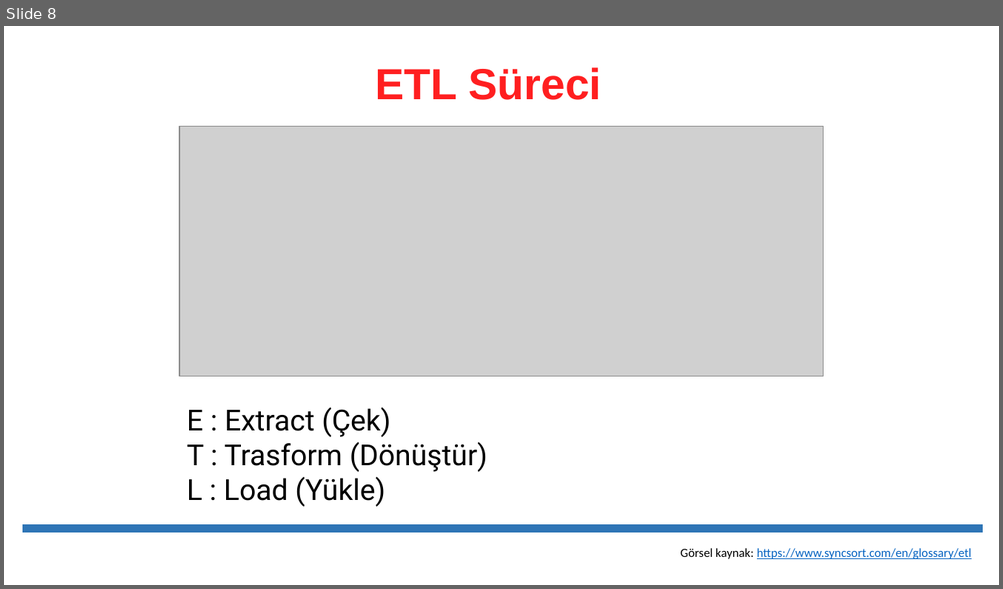
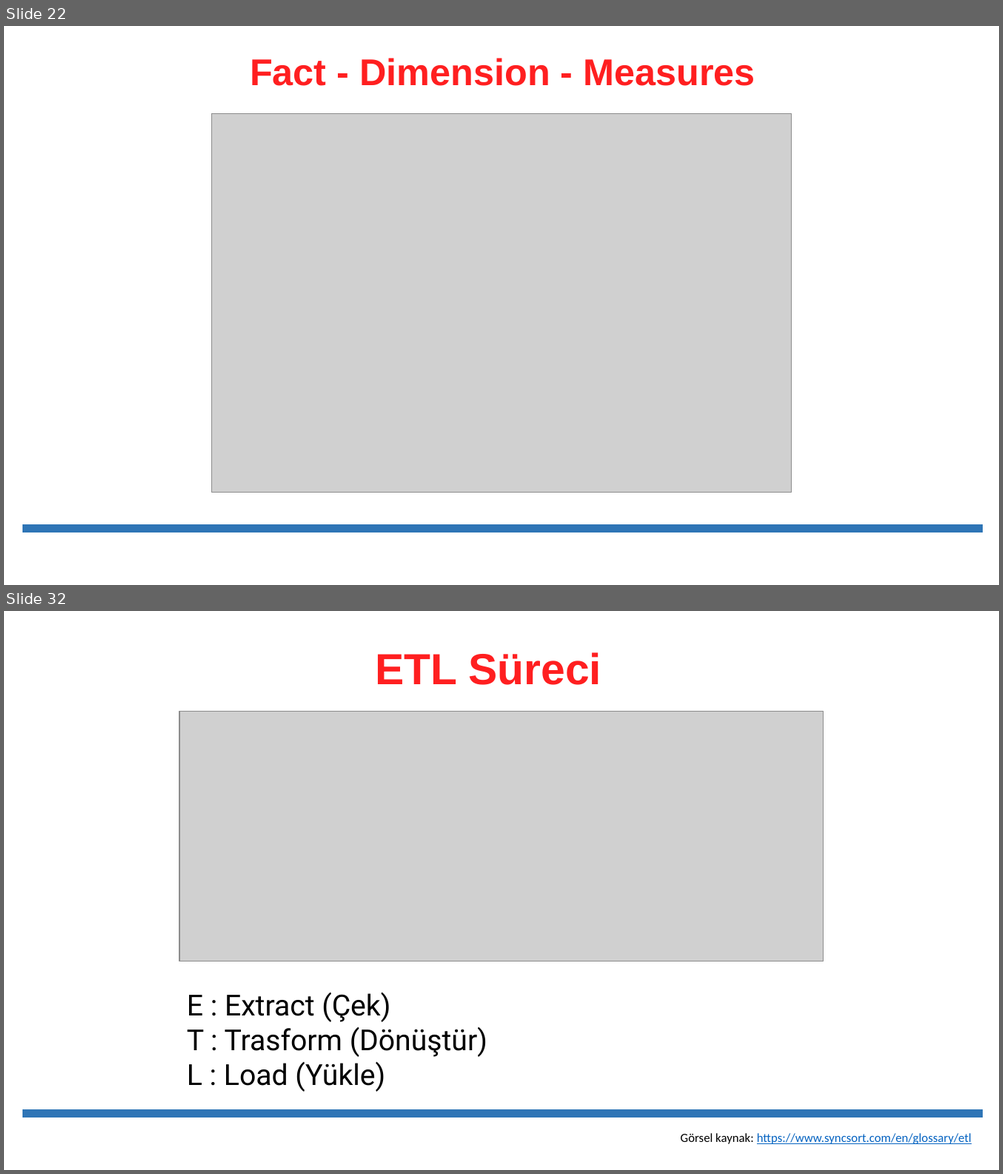
Before and after one commit to erkansirin78/preprocessing-analysis-ml-dl-big-data, a slide deck: 08_etl/01_ETL_Darawarehouse.pptx. Shown one above the other, each under a label of ours: slide 8 before the commit, slides 22 and 32 after it; the slides between them are not shown. The pictures are 1003x589 and 1003x1174 pixels, drawn with LibreOffice and Linux fonts; fonts in the diff are those of the drawing; grey boxes stand for pictures. Boxes give left, top, right and bottom in pixels: in the first picture for what was removed or moved away, otherwise in the second. Text is boxed around its words. In the diff, an @@ line names an element or a change of style, - is before the commit and + after.

```diff
--- a/08_etl/01_ETL_Darawarehouse.pptx
+++ b/08_etl/01_ETL_Darawarehouse.pptx
@@ slide 22 added at (4,26,999,585), background #FFFFFF @@
@@ text added at (250,58,754,86), 36 pt, text #FF1F20, bold @@
+Fact - Dimension - Measures
@@ picture added at (211,114,791,493) @@
@@ line added from (22, 529) to (983, 529), #2E75B6 8 pt @@
@@ what was slide 8 is now slide 32 @@
```
Also in this commit, not shown: 4 slides changed, 33 other slides added, 34 other files.
